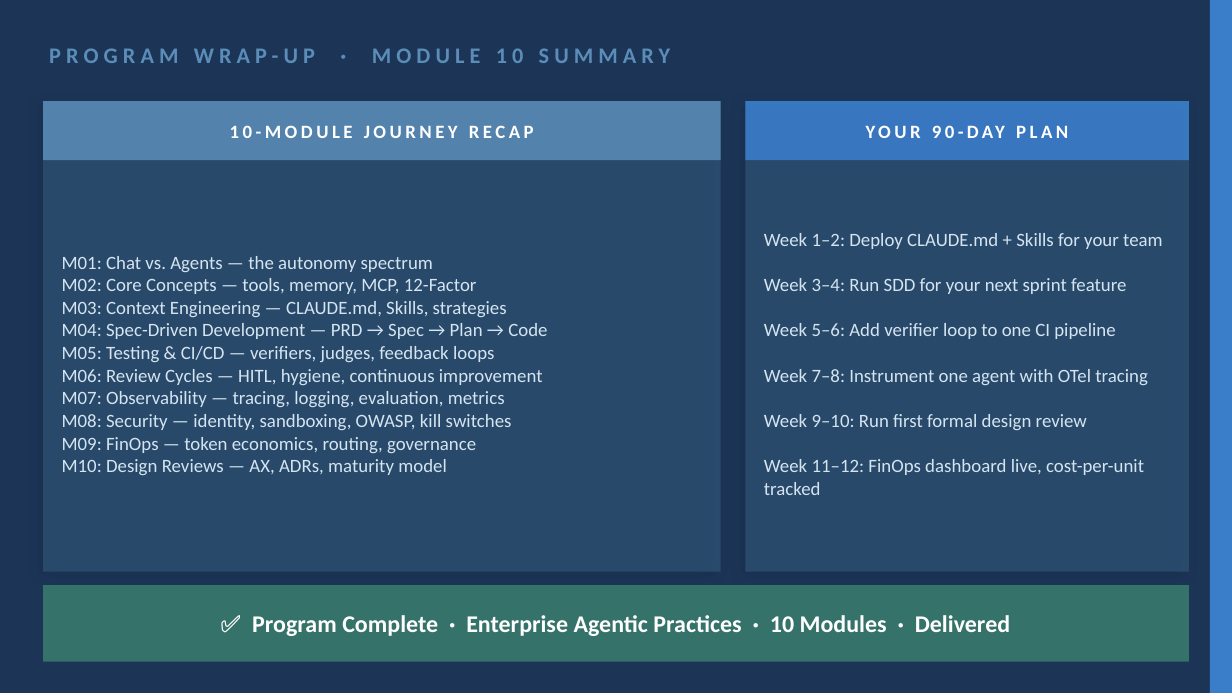
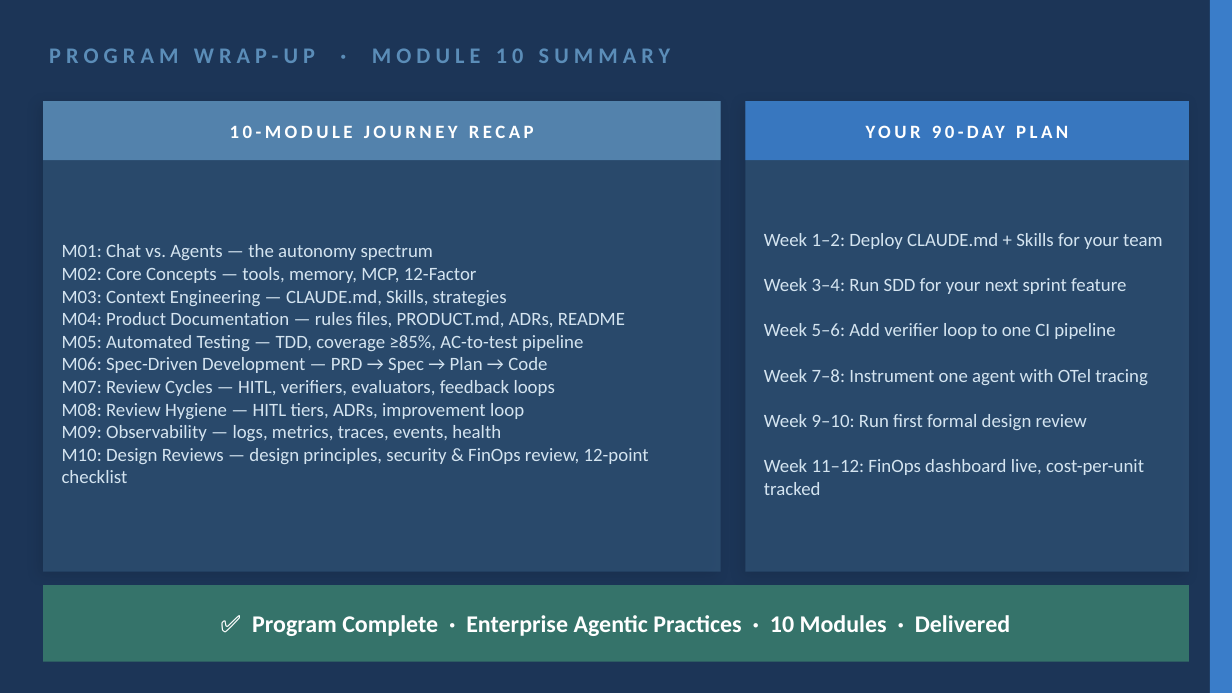
Before and after one commit to stainedhead/agentic-dev-training, a slide deck: slide 12 of slides/Module_10_Design_Reviews.pptx. Drawn at 1232x693 pixels with LibreOffice and Linux fonts; fonts in the diff are those of the drawing. Boxes give left, top, right and bottom in pixels: in the first picture for what was removed or moved away, otherwise in the second. Text is boxed around its words. In the diff, an @@ line names an element or a change of style, - is before the commit and + after.

```diff
--- a/slides/Module_10_Design_Reviews.pptx
+++ b/slides/Module_10_Design_Reviews.pptx
@@ text at <box>62,312,649,483</box>: text changed @@
-M04: Spec-Driven Development — PRD → Spec → Plan → Code
-M05: Testing & CI/CD — verifiers, judges, feedback loops
-M06: Review Cycles — HITL, hygiene, continuous improvement
-M07: Observability — tracing, logging, evaluation, metrics
-M08: Security — identity, sandboxing, OWASP, kill switches
-M09: FinOps — token economics, routing, governance
-M10: Design Reviews — AX, ADRs, maturity model
+M04: Product Documentation — rules files, PRODUCT.md, ADRs, README
+M05: Automated Testing — TDD, coverage ≥85%, AC-to-test pipeline
+M06: Spec-Driven Development — PRD → Spec → Plan → Code
+M07: Review Cycles — HITL, verifiers, evaluators, feedback loops
+M08: Review Hygiene — HITL tiers, ADRs, improvement loop
+M09: Observability — logs, metrics, traces, events, health
+M10: Design Reviews — design principles, security & FinOps review, 12-point checklist
```
Also in this commit, not shown: 4 other slides changed, 33 other files.
